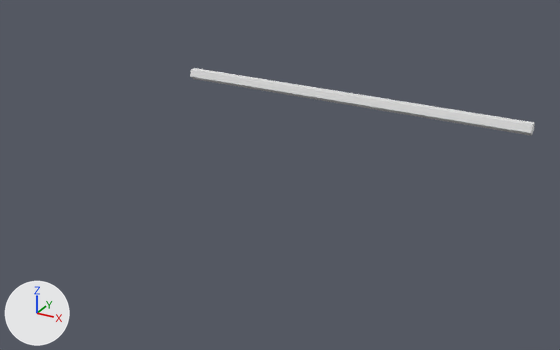
Before and after pictures for a commit that changed the FBX model assets/environment/Circus scene textures/circus tent/inside circus tent scene.fbx.
Both versions are drawn from a 50 mm lens placed at (12.6, -21.77, 10.46), pointed at (0.85, -0.39, -0.23). Every picture has the same lights, and +X, +Y and +Z are marked at lower left. The older version comes first. Mesh edges are drawn as thin lines on the coarser meshes. Where no turn or scale is listed for an object, it has been applied to the vertices.

In view in the first picture: 'arcade_game_obstacle(disable) m2'.
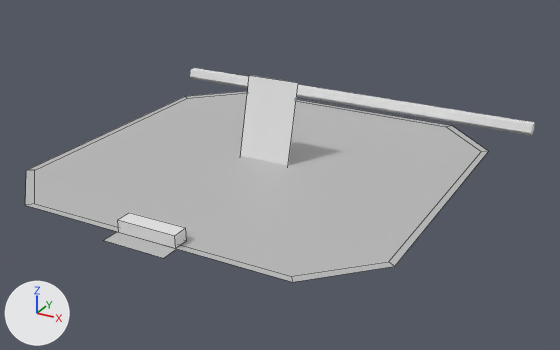
The change, as a list of edits to the scene's bpy script:
```text
Add mat_lambert1:
    mat_lambert1 = principled_material('lambert1')
    mat_lambert1.base_color = (0.5, 0.5, 0.5)  # grey #bcbcbc
Add mat_material:
    mat_material = principled_material('Material')
    mat_material.base_color = (0.8, 0.8, 0.8)  # white #e7e7e7
Add me_cube_001:
    me_cube_001.from_pydata(...)  # a box spanning x -1.0..1.0, y -0.26..0.26, z -0.2..0.2
Add me_mesh:
    me_mesh.from_pydata(...)  # 16 vertices, 9 faces; spans x -6.65..6.65, y -6.65..6.65, z 0.0
    me_mesh.materials.append(mat_lambert1)  # grey #bcbcbc
Add me_plane:
    me_plane.from_pydata([(-1.05, -0.3, 0.0), (1.05, -0.3, 0.0), (-1.05, 0.3, 0.0), (1.05, 0.3, 0.0)], [], [(0, 1, 3, 2)])
    me_plane.materials.append(mat_lambert1)  # grey #bcbcbc
Add me_plane_001:
    me_plane_001.from_pydata([(-0.96, -0.36, -1.42), (0.96, -0.36, -1.42), (-0.96, 0.36, 1.42), (0.96, 0.36, 1.42)], [], [(0, 1, 3, 2)])
    me_plane_001.materials.append(mat_material)  # white #e7e7e7
Add ob_back_to_circus__it_will_exit_user_disable:
    ob_back_to_circus__it_will_exit_user_disable = bpy.data.objects.new('back to circus  it will exit user(Disable)', me_cube_001)
    ob_back_to_circus__it_will_exit_user_disable.location = (0.0, -6.38, 0.19)
Add ob_base_platform_where_user_move_m1:
    ob_base_platform_where_user_move_m1 = bpy.data.objects.new('base platform where user move m1', me_mesh)
    ob_base_platform_where_user_move_m1.location = (0.0, 0.0, 0.0)
Add ob_entry_poing_m1:
    ob_entry_poing_m1 = bpy.data.objects.new('entry poing m1', me_plane)
    ob_entry_poing_m1.location = (0.0, -6.95, 0.0)
Add ob_circus_owner_m5:
    ob_circus_owner_m5 = bpy.data.objects.new('circus owner m5', me_plane_001)
    ob_circus_owner_m5.location = (0.0, 0.33, 1.35)
```

What differs and where, as boxes [x1, y1, x2, y2] in the pictures (560 x 350 px):
'base platform where user move m1', added
    after: [25, 91, 488, 282]
'circus owner m5', added
    after: [240, 75, 298, 166]
'back to circus  it will exit user(Disable)', added
    after: [118, 213, 187, 248]
'entry poing m1', added
    after: [104, 232, 176, 258]
